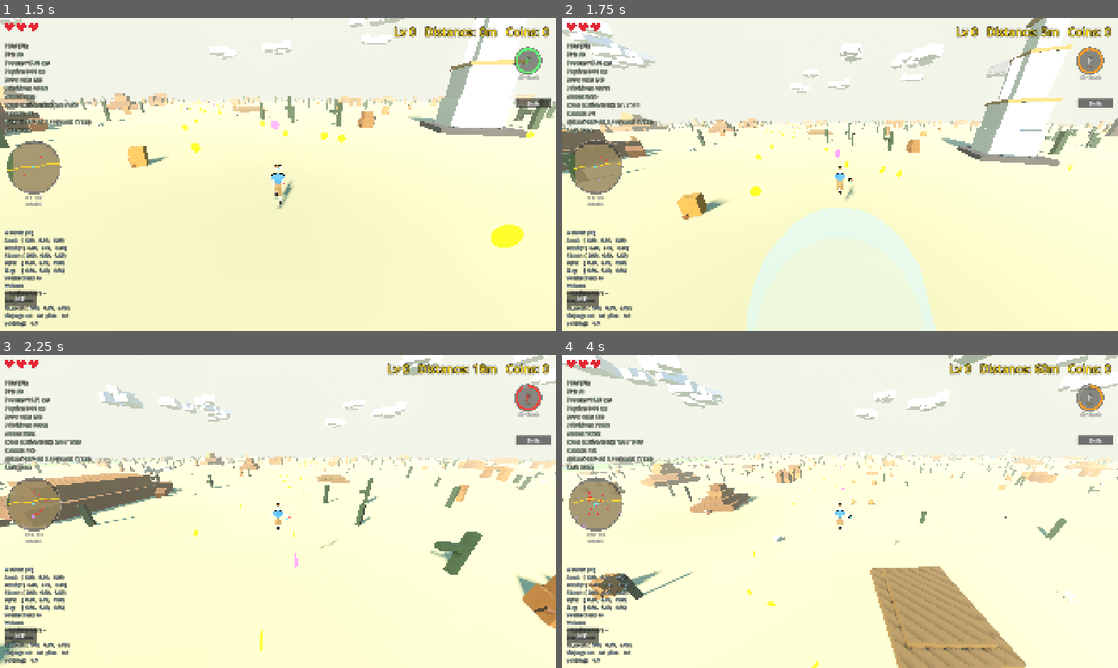
Above: before the commit, frames 1-4 (two rows, left to right).
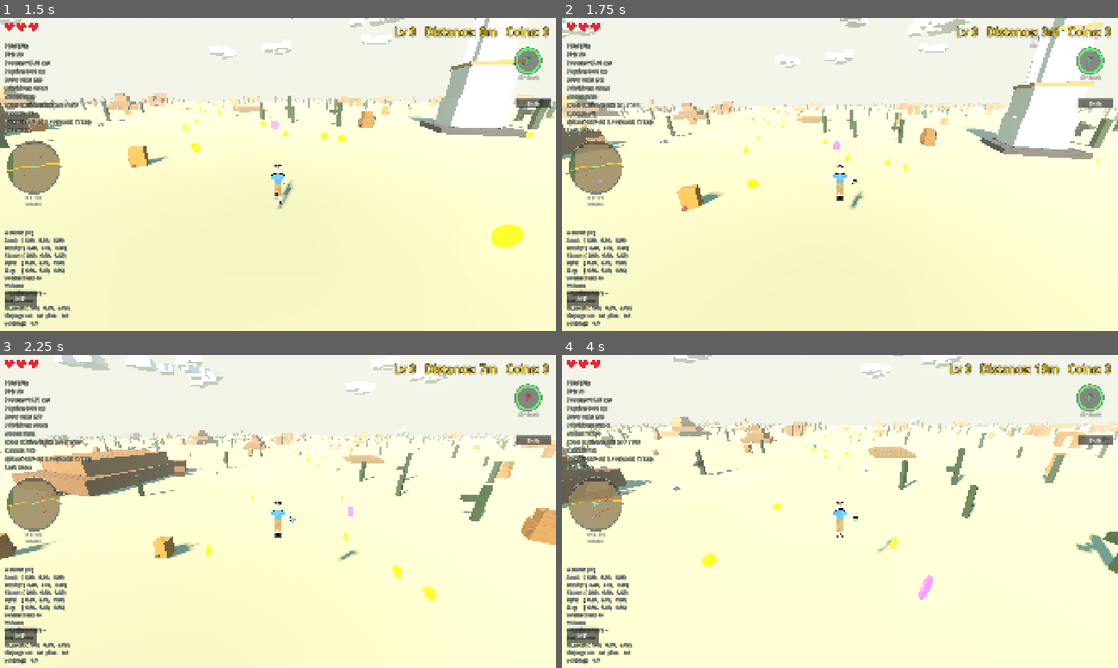
Above: after the commit, the same moments.

Repository: korjavin/godot-test1
Game: Godot game, scene res://scenes/main.tscn
Two runs of this game, one before a commit and one after it. Both use one fixed random seed, a clock stepped at 60 frames per second and the inputs below.
Inputs (mouse positions are in pixels of both pictures, inside the frame that each line leads up to):
- Up to frame 1 (1.5 s): click "PLAY SOLO" at 0.5 s; tap Enter (ui_accept) at 1.25 s; move the mouse to (305, 174) at 1.27 s; hold W (move_forward) from 1.28 s (still down); hold Shift (run) from 1.28 s (still down)
- Up to frame 2 (1.75 s): keep holding W (move_forward); keep holding Shift (run); tap Space (jump) at 1.52 s; tap F (special_ability) at 1.55 s
- Up to frame 3 (2.25 s): keep holding W (move_forward); tap Space (jump) at 1.82 s; move the mouse to (250, 511) at 2.02 s; release Shift (run) at 2.03 s; tap F (special_ability) at 2.1 s
- Up to frame 4 (4 s): keep holding W (move_forward); tap Space (jump) at 2.27, 2.3, 2.57, 2.85, 3.77 s; move the mouse to (851, 505) at 2.77 s; hold Shift (run) 2.78-3.53 s; move the mouse to (834, 517) at 3.52 s; tap Ctrl (duck) at 3.6 s; tap F (special_ability) at 3.8 s

Frame 1 is identical in both runs. In frame 2, 16% of the frame differs, in the area x 0-100%, y 0-100%; in frame 3, 14%; in frame 4, 17%.

Commit message:
fix(windman): Air Rush is a take-off, so it needs the ground
A fully-skilled Windman could fly forever. The cooldown ticks from
ACTIVATION, and with the Focus branch maxed it is SHORTER than the
flight it is supposed to gate:

    cooldown 8.0 s x 0.60 (cd1 x3 + cd2) = 4.80 s
    duration 4.0 s x 1.30 (gale x2)      = 5.20 s

so the power came back 0.4 s before the rush it was still riding
expired, and Updraft + Feather Fall kept him high enough that he never
touched the ground in between. Press F on the beat and the arc never
ends.

Gate the press on being grounded (or inside the coyote window) instead
of retuning either number. Retuning the base cooldown would punish an
UNSKILLED Windman, who was never the problem; charging the cooldown at
the END of the boost would make every duration upgrade a net nerf and
break the dial's cooldown-ratio division. One rush per landing is the
state invariant that was actually missing, and it bounds him to the
designed single-arc altitude.

The refusal reuses _flash_blocked_feedback() and costs no cooldown, so
it reads and feels exactly like the rain gate sitting above it, and it
is a pure read of live state — nothing to latch, nothing to clear on a
respawn or a hero switch.

The probe in progression_selfcheck drives try_activate_ability() (the
one funnel the F key and the touch Special button share) on a real body
with a real floor, at max ranks: grounded still flies the full 5.2 s and
charges the full 4.80 s, mid-air is refused for free, landing re-arms
it, and a mid-air teibi still transforms. Delete the guard and the
middle three assertions fail.

Diff:
--- a/scripts/player_controller.gd
+++ b/scripts/player_controller.gd
@@ -2894,6 +2894,31 @@
 		_flash_blocked_feedback()
 		return
 
+	# AIR RUSH IS A TAKE-OFF, NOT A MID-AIR JET: Windman must have his feet on the
+	# ground (or be inside the coyote window) to launch. Without this the ability
+	# chains into infinite flight, because the cooldown ticks from ACTIVATION and
+	# a fully-skilled hero's cooldown is SHORTER than his own flight:
+	#
+	#     cooldown 8.0 s × 0.60 (cd1×3 + cd2) = 4.80 s
+	#     duration 4.0 s × 1.30 (gale ×2)     = 5.20 s
+	#
+	# so the power came back 0.4 s before the previous rush expired, and with
+	# Updraft + Soar he never fell far enough to land in between. Gating on the
+	# ground rather than retuning either number is deliberate: retuning the base
+	# cooldown would punish an UNSKILLED Windman, who was never the problem, and
+	# charging the cooldown at the END of the boost would make every duration
+	# upgrade a net nerf and break the dial's cooldown-ratio division. The state
+	# invariant — one rush per landing — is what was actually missing, and it
+	# bounds his altitude to the designed single-arc ~26 m.
+	#
+	# Coyote time is included on purpose: stepping off a ledge gets the same brief
+	# grace here that it gets for a jump. Refusal is FREE (no cooldown charged),
+	# exactly like the rain gate, and the test is a pure read of live state — it
+	# stores nothing, so there is no way for it to latch Windman off permanently.
+	if char_name == "windman" and not (is_on_floor() or coyote_timer > 0.0):
+		_flash_blocked_feedback()
+		return
+
 	var used := false
 	match char_name:
 		"windman":
--- a/scripts/progression_selfcheck.gd
+++ b/scripts/progression_selfcheck.gd
@@ -333,6 +333,36 @@
 	if not progression.spend(hero, skill_id):
 		_fail("could not buy %s.%s (%d unspent, rank %d) — the measurement using it proves nothing"
 				% [hero, skill_id, progression.unspent_points(), progression.rank_of(hero, skill_id)])
+
+
+func _settle_on_floor(player: Node) -> void:
+	"""
+	Drop the player onto the probe floor and wait until the body actually reports
+	standing on it. `is_on_floor()` is written by `move_and_slide()`, so it only
+	turns true after real physics frames have run — hence the wait rather than an
+	assignment. Bounded, so a probe that can never land fails on the caller's
+	precondition check instead of hanging the selfcheck.
+	"""
+	player.global_position = Vector3(0.0, 0.5, 0.0)
+	player.velocity = Vector3.ZERO
+	for _i in 30:
+		await physics_frame
+		if player.is_on_floor():
+			return
+
+
+func _lift_into_the_air(player: Node) -> void:
+	"""
+	Put the player high above the probe floor and wait out the coyote window, so
+	he is airborne by BOTH halves of the grounding gate — off the floor and past
+	the ledge grace. Same bounded shape as `_settle_on_floor`.
+	"""
+	player.global_position = Vector3(0.0, 20.0, 0.0)
+	player.velocity = Vector3.ZERO
+	for _i in 30:
+		await physics_frame
+		if not player.is_on_floor() and player.coyote_timer <= 0.0:
+			return
 
 
 func _check_tree_data() -> void:
@@ -690,12 +720,13 @@
 					% [hero, base_walk[hero], want_walk])
 
 	# --- Now with a progression node and every speed node bought ---------
-	# Comfortably more points than this function spends (8 movement + 4 cooldown +
-	# 3 Air Rush = 15). A budget that runs out mid-way makes every later purchase
-	# a silent no-op and the measurement it feeds a silent pass, so `_spend_or_fail`
-	# below says so instead.
+	# Comfortably more points than this function spends (8 movement + 4 teibi
+	# cooldown + 3 Air Rush + 7 finishing Windman off for the grounding-gate probe
+	# = 22). A budget that runs out mid-way makes every later purchase a silent
+	# no-op and the measurement it feeds a silent pass, so `_spend_or_fail` below
+	# says so instead.
 	var progression := _make_progression()
-	_grant_points(progression, 24)
+	_grant_points(progression, 32)
 	for hero: String in Progression.SKILL_TREES:
 		_spend_or_fail(progression, hero, "fleet")
 		_spend_or_fail(progression, hero, "fleet")
@@ -832,6 +863,113 @@
 		if not is_equal_approx(boosted, player.WINDMAN_BOOST_DURATION * 1.30):
 			_fail("Long Gale x2 lasted %.3f s, wanted %.3f"
 					% [boosted, player.WINDMAN_BOOST_DURATION * 1.30])
+
+		# --- THE GROUNDING GATE: one Air Rush per landing --------------------
+		# The exploit this closes is arithmetic, and the arithmetic is STILL TRUE
+		# below — nothing was retuned. Max the Focus branch and the cooldown
+		# (8.0 x 0.60 = 4.80 s) comes back 0.4 s BEFORE the maxed flight
+		# (4.0 x 1.30 = 5.20 s) has even finished, so with Updraft and Feather
+		# Fall holding him up, the only thing between a fully-skilled Windman and
+		# endless flight is the ground check in `try_activate_ability()`.
+		#
+		# Driven through `try_activate_ability()` rather than `_ability_windman()`
+		# on purpose: the gate lives there, and that function is the single funnel
+		# BOTH the F key and the touch "Special" button fire through — so proving
+		# it here proves it on mobile too, with no second code path to test.
+		#
+		# Airborne and grounded are REAL physics states here, not a poked
+		# variable: a floor is added under the player and he is moved on and off
+		# it, with the precondition asserted each time. A probe that faked
+		# `is_on_floor()` would still pass against a gate wired to the wrong thing.
+		for _i in 3:
+			_spend_or_fail(progression, "windman", "cd1")
+		_spend_or_fail(progression, "windman", "cd2")
+		_spend_or_fail(progression, "windman", "updraft")
+		_spend_or_fail(progression, "windman", "soar")
+		_spend_or_fail(progression, "windman", "soar")
+
+		var cd_max: float = float(player._skilled_ability_cooldown())
+		var fly_max: float = player.WINDMAN_BOOST_DURATION \
+				* progression.skill_mult("windman", "windman_boost")
+		if cd_max >= fly_max:
+			# Not a gate failure — a shout that the numbers moved underneath this
+			# probe, which would then be proving something easier than it was
+			# written for (the cooldown alone would already break the chain).
+			print("NOTE: windman cooldown %.2f s >= flight %.2f s; the grounding gate "
+					% [cd_max, fly_max] + "is now belt-and-braces rather than the only guard")
+
+		var floor_body := StaticBody3D.new()
+		var floor_shape := CollisionShape3D.new()
+		var floor_box := BoxShape3D.new()
+		floor_box.size = Vector3(40.0, 2.0, 40.0)
+		floor_shape.shape = floor_box
+		floor_body.add_child(floor_shape)
+		root.add_child(floor_body)
+		floor_body.global_position = Vector3(0.0, -1.0, 0.0)  # top face at y = 0
+
+		# 1. GROUNDED — the designed flight is untouched. This is the half that
+		#    fails if the gate ever turns into a nerf of legitimate play.
+		await _settle_on_floor(player)
+		if not player.is_on_floor():
+			_fail("the grounded case never landed — the gate probe below proves nothing")
+		player.windman_boost_timer = 0.0
+		player.ability_cooldowns[windman_index] = 0.0
+		player.try_activate_ability()
+		if not is_equal_approx(float(player.windman_boost_timer), fly_max):
+			_fail("a grounded fully-skilled Air Rush lasted %.3f s, wanted the full %.3f"
+					% [player.windman_boost_timer, fly_max])
+		if not is_equal_approx(float(player.ability_cooldowns[windman_index]), cd_max):
+			_fail("a grounded Air Rush charged %.3f s of cooldown, wanted %.3f"
+					% [player.ability_cooldowns[windman_index], cd_max])
+
+		# 2. AIRBORNE with the cooldown already back — the exploit's exact moment:
+		#    0.4 s of flight still to run and the power ready again. Refuse it.
+		await _lift_into_the_air(player)
+		if player.is_on_floor() or player.coyote_timer > 0.0:
+			_fail("the airborne case never left the ground (floor=%s coyote=%.3f)"
+					% [player.is_on_floor(), player.coyote_timer])
+		player.windman_boost_timer = 0.4
+		player.ability_cooldowns[windman_index] = 0.0
+		var falling: float = float(player.velocity.y)
+		player.try_activate_ability()
+		if not is_equal_approx(float(player.windman_boost_timer), 0.4):
+			_fail("a mid-air Air Rush re-fired (boost jumped to %.3f s) — endless flight is still open"
+					% player.windman_boost_timer)
+		if player.velocity.y > falling:
+			_fail("a refused Air Rush still launched him: %.3f m/s, was falling at %.3f"
+					% [player.velocity.y, falling])
+		# ...and refusing is FREE, exactly like the rain gate: pressing F in the
+		# air is a no-op, not a punishment that eats the next landing's rush.
+		if not is_zero_approx(float(player.ability_cooldowns[windman_index])):
+			_fail("a refused mid-air press still charged %.3f s of cooldown"
+					% player.ability_cooldowns[windman_index])
+
+		# 3. LANDING RE-ARMS IT. The gate is a pure read of live state and stores
+		#    nothing, so it has nothing to latch on: feet down, next press flies.
+		#    (Same reason a respawn or a hero switch cannot strand him — neither
+		#    has any gate state to clear.)
+		player.windman_boost_timer = 0.0
+		await _settle_on_floor(player)
+		player.ability_cooldowns[windman_index] = 0.0
+		player.try_activate_ability()
+		if is_zero_approx(float(player.windman_boost_timer)):
+			_fail("Windman was still refused after landing — the grounding gate latched")
+
+		# 4. It is WINDMAN's gate, not a blanket airborne ban: a mid-air Teibi
+		#    still transforms. (Switching heroes is blocked mid-boost in the real
+		#    game, so clear the boost first, as expiry would.)
+		if teibi_index >= 0:
+			player.windman_boost_timer = 0.0
+			player.set_active_character(teibi_index)
+			await _lift_into_the_air(player)
+			player.ability_cooldowns[teibi_index] = 0.0
+			player.try_activate_ability()
+			if is_zero_approx(float(player.ability_cooldowns[teibi_index])):
+				_fail("the grounding gate refused a mid-air teibi — it must gate windman alone")
+			player._revert_teibi_to_normal()
+			player.set_active_character(windman_index)
+
+		floor_body.queue_free()
 		player.windman_boost_timer = 0.0
 		player.velocity = Vector3.ZERO
 
